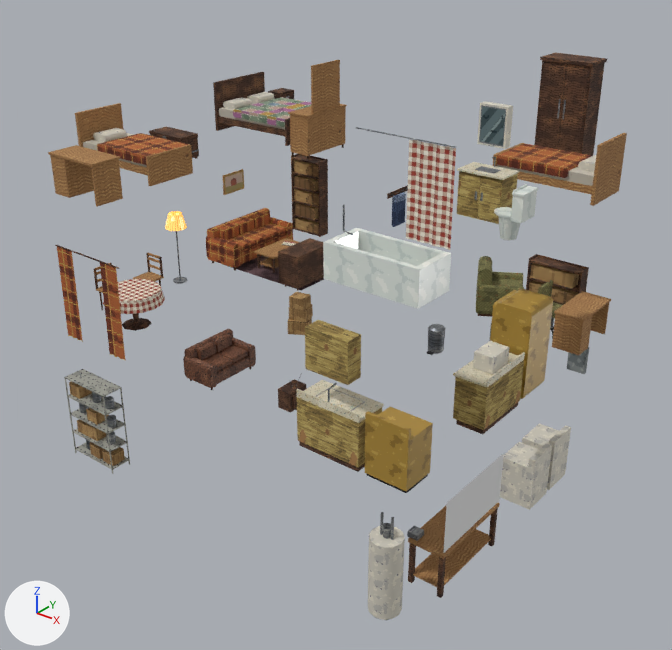
One commit to the glTF model THE_VEIL_ASSETS_V2/03_Residential/House_Variants/RES_House_TwoStorey_Furnishing.glb: the scene before it, then after it.
Camera for both pictures: a 50 mm lens placed at (10.48, -20.61, 8.73), pointed at (0.24, -7.81, 0.79). The lights are fixed; the arrows at lower left show +X, +Y and +Z. The older version comes first. Objects named as collision shapes, trigger or cutter boxes, shadow casters or lower levels of detail are left out. Where no turn or scale is listed for an object, it has been applied to the vertices. Vertices at exactly the same position are counted once.

The older version as bpy lines, for what is in view:
```python
ob_res_house_twostorey_furnishing_mesh = bpy.data.objects.new('RES_House_TwoStorey_Furnishing_Mesh', me_res_house_twostorey_furnishing_mesh)
ob_res_house_twostorey_furnishing_mesh.location = (0.0, 0.0, 0.0)
```
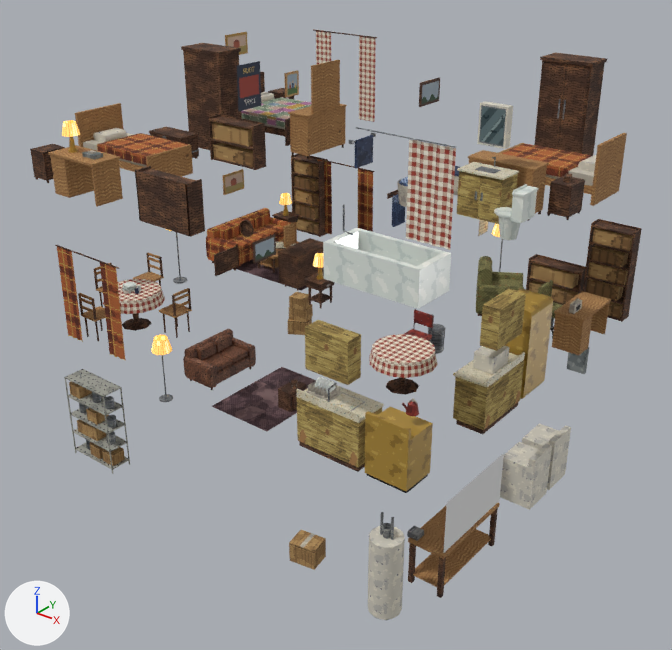
Boxes [x1, y1, x2, y2] around the edits, measured in the pictures (672 x 650 px):
'RES_House_TwoStorey_Furnishing_Mesh', reshaped
    before: [48, 52, 627, 620]
    after: [30, 29, 642, 620]
part 1 of me_res_house_twostorey_furnishing_mesh, added
    after: [272, 211, 300, 220]
part 2 of me_res_house_twostorey_furnishing_mesh, added
    after: [314, 158, 375, 172]
part 3 of me_res_house_twostorey_furnishing_mesh, added
    after: [188, 288, 191, 309]
part 4 of me_res_house_twostorey_furnishing_mesh, added
    after: [172, 295, 176, 316]
part 5 of me_res_house_twostorey_furnishing_mesh, added
    after: [91, 298, 97, 320]
part 6 of me_res_house_twostorey_furnishing_mesh, added
    after: [78, 293, 83, 314]
part 7 of me_res_house_twostorey_furnishing_mesh, added (brown)
    after: [583, 219, 642, 322]
part 8 of me_res_house_twostorey_furnishing_mesh, added
    after: [611, 296, 624, 305]
part 9 of me_res_house_twostorey_furnishing_mesh, added
    after: [586, 275, 626, 288]
part 10 of me_res_house_twostorey_furnishing_mesh, added
    after: [588, 259, 629, 271]
part 11 of me_res_house_twostorey_furnishing_mesh, added
    after: [590, 242, 631, 254]
part 12 of me_res_house_twostorey_furnishing_mesh, added
    after: [592, 221, 637, 236]
part 13 of me_res_house_twostorey_furnishing_mesh, added (mostly hidden)
    after: [399, 377, 406, 385]
part 14 of me_res_house_twostorey_furnishing_mesh, added
    after: [386, 378, 419, 395]
part 15 of me_res_house_twostorey_furnishing_mesh, added
    after: [304, 273, 330, 286]
part 16 of me_res_house_twostorey_furnishing_mesh, added
    after: [30, 29, 633, 431]
part 17 of me_res_house_twostorey_furnishing_mesh, added (brown)
    after: [289, 530, 326, 570]

Patch to the scene script:
```diff
--- a/THE_VEIL_ASSETS_V2/03_Residential/House_Variants/RES_House_TwoStorey_Furnishing.glb.py
+++ b/THE_VEIL_ASSETS_V2/03_Residential/House_Variants/RES_House_TwoStorey_Furnishing.glb.py
@@ mat_m_town_paintnavy @@
+mat_m_town_paintnavy = bpy.data.materials.new('M_Town_PaintNavy')
+# uses the picture img_t_town_paintnavy_png
@@ mat_m_town_paintred @@
+mat_m_town_paintred = bpy.data.materials.new('M_Town_PaintRed')
+# uses the picture img_t_town_paintred_png
@@ me_res_house_twostorey_furnishing_mesh @@
-me_res_house_twostorey_furnishing_mesh.from_pydata(...)  # 4780 vertices, 7133 faces; spans x -4.41..4.4, y -11.3..-3.49, z -2.1..5.61
+me_res_house_twostorey_furnishing_mesh.from_pydata(...)  # 8089 vertices, 11798 faces; spans x -4.41..4.4, y -11.3..-3.47, z -2.1..5.7
+# me_res_house_twostorey_furnishing_mesh part 1: a new loose piece, a box spanning x -4.35..-3.85, y -4.575..-4.125, z 1.15..1.18, in mat_m_furn_wooddark (picture img_t_furn_wooddark_png)
+# me_res_house_twostorey_furnishing_mesh part 2: a new loose piece, a 5-sided cylinder along x spanning x -3.75..-1.95, y -3.654..-3.627, z 2.486..2.514, in mat_m_furn_wooddark (picture img_t_furn_wooddark_png)
+# me_res_house_twostorey_furnishing_mesh part 3: a new loose piece, a box spanning x -2.06..-2.025, y -9.518..-9.482, z 1.09..1.52, in mat_m_furn_wooddark (picture img_t_furn_wooddark_png)
+# me_res_house_twostorey_furnishing_mesh part 4: a new loose piece, a box spanning x -2.06..-2.025, y -9.918..-9.882, z 1.09..1.52, in mat_m_furn_wooddark (picture img_t_furn_wooddark_png)
+# me_res_house_twostorey_furnishing_mesh part 5: a new loose piece, a box spanning x -3.118..-3.082, y -10.975..-10.94, z 1.09..1.52, in mat_m_furn_wooddark (picture img_t_furn_wooddark_png)
+# me_res_house_twostorey_furnishing_mesh part 6: a new loose piece, a box spanning x -3.518..-3.482, y -10.975..-10.94, z 1.09..1.52, in mat_m_furn_wooddark (picture img_t_furn_wooddark_png)
+# me_res_house_twostorey_furnishing_mesh part 7: the loose piece of 20 vertices spanning x 2.25..3.45, y -3.84..-3.52, z 0.6..1.45 is copied, and the copy is scaled about its middle by (0.745, 1, 2.24), then moved by (1.1, 0.04, 0.52); it spans x 3.5..4.4, y -3.8..-3.47, z 0.6..2.5
+# me_res_house_twostorey_furnishing_mesh part 8: a new loose piece, a box spanning x 3.53..4.37, y -3.795..-3.485, z 0.974..1.004, in mat_m_furn_wooddark (picture img_t_furn_wooddark_png)
+# me_res_house_twostorey_furnishing_mesh part 9: a new loose piece, a box spanning x 3.53..4.37, y -3.795..-3.485, z 1.338..1.368, in mat_m_furn_wooddark (picture img_t_furn_wooddark_png)
+# me_res_house_twostorey_furnishing_mesh part 10: a new loose piece, a box spanning x 3.53..4.37, y -3.795..-3.485, z 1.702..1.732, in mat_m_furn_wooddark (picture img_t_furn_wooddark_png)
+# me_res_house_twostorey_furnishing_mesh part 11: a new loose piece, a box spanning x 3.53..4.37, y -3.795..-3.485, z 2.066..2.096, in mat_m_furn_wooddark (picture img_t_furn_wooddark_png)
+# me_res_house_twostorey_furnishing_mesh part 12: a new loose piece, a box spanning x 3.53..4.37, y -3.795..-3.485, z 2.43..2.46, in mat_m_furn_wooddark (picture img_t_furn_wooddark_png)
+# me_res_house_twostorey_furnishing_mesh part 13: the loose piece of 16 vertices spanning x -3.21..-3.09, y -10.02..-9.9, z 0.6..1.31 is copied, and the copy is moved by (5.6, 1.26, 0.0); it spans x 2.39..2.51, y -8.76..-8.64, z 0.6..1.31
+# me_res_house_twostorey_furnishing_mesh part 14: the loose piece of 16 vertices spanning x -3.45..-2.85, y -10.26..-9.66, z 0.6..0.65 is copied, and the copy is moved by (5.6, 1.26, 0.0); it spans x 2.15..2.75, y -9.0..-8.4, z 0.6..0.65
+# me_res_house_twostorey_furnishing_mesh part 15: a new loose piece, a box spanning x -1.125..-0.675, y -7.15..-6.65, z 1.15..1.18, in mat_m_furn_wooddark (picture img_t_furn_wooddark_png)
+# me_res_house_twostorey_furnishing_mesh part 16: 2971 vertices added at x -4.41..4.4, y -11.28..-3.51, z -2.1..5.7
+# me_res_house_twostorey_furnishing_mesh part 17: 16 vertices added at x 1.72..2.28, y -11.04..-10.56, z -2.1..-1.7
+# other edits to the shape of me_res_house_twostorey_furnishing_mesh do not show in these pictures
 me_res_house_twostorey_furnishing_mesh.materials.append(mat_m_int_carpetworn)
@@ me_res_house_twostorey_furnishing_mesh @@
 me_res_house_twostorey_furnishing_mesh.materials.append(mat_m_res_pegboard)
+me_res_house_twostorey_furnishing_mesh.materials.append(mat_m_town_paintnavy)
+me_res_house_twostorey_furnishing_mesh.materials.append(mat_m_town_paintred)
```
